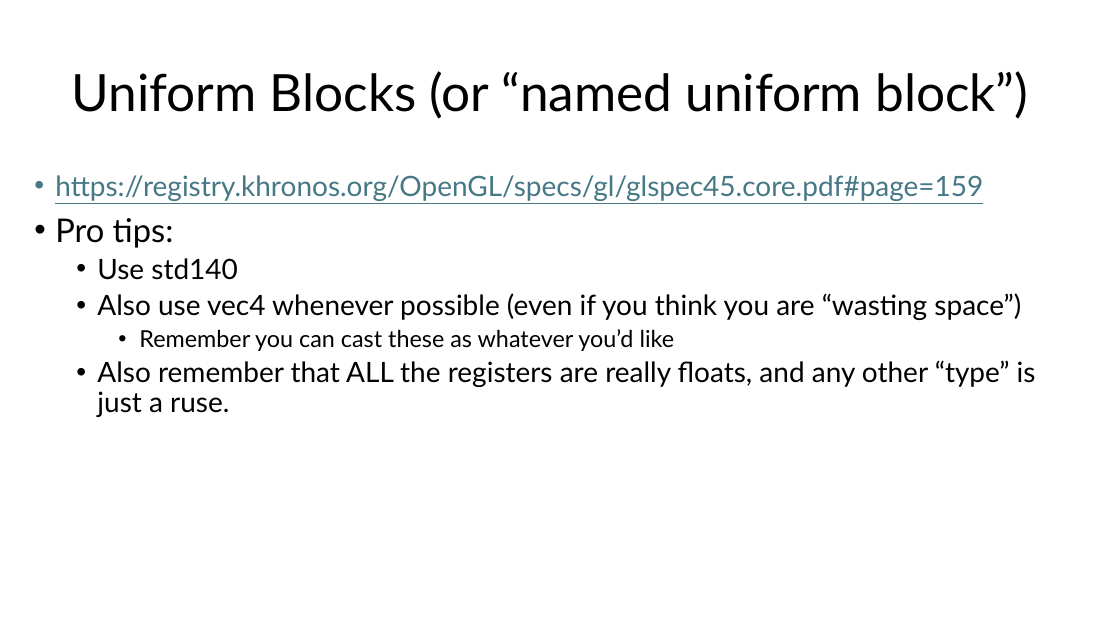
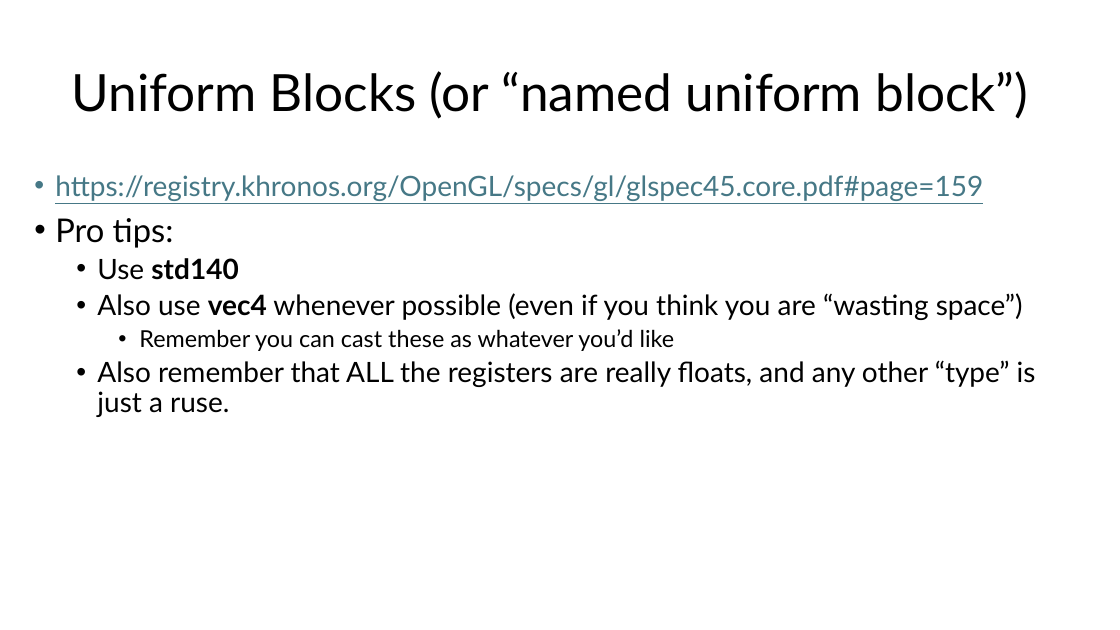
Before and after one commit to FeeneyCodes/GDP202324, a slide deck: slide 6 of 6020_Graph_2/D2D/Week_08_Uniform_Blocks/UniformBlocks.pptx. Drawn at 1120x630 pixels with LibreOffice and Linux fonts; fonts in the diff are those of the drawing. Boxes give left, top, right and bottom in pixels: in the first picture for what was removed or moved away, otherwise in the second. Text is boxed around its words. In the diff, an @@ line names an element or a change of style, - is before the commit and + after.

```diff
--- a/6020_Graph_2/D2D/Week_08_Uniform_Blocks/UniformBlocks.pptx
+++ b/6020_Graph_2/D2D/Week_08_Uniform_Blocks/UniformBlocks.pptx
@@ text at (97,258,1023,320): bold on in "std140", "vec4" @@
```
Also in this commit, not shown: 1 other slide changed, 8 other files.
